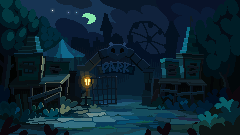
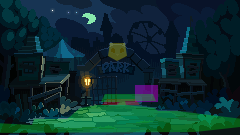
Two versions of the same layered image (240 x 135). Layer-by-layer changes:
showed group "Areas" (8 layers) over [0, 43, 240, 133]
added group "Hotspots" with 1 layers in group "Areas" over [108, 43, 127, 61]
added layer "OwlEmblem" (30%) in group "Hotspots" over [108, 43, 127, 61]
